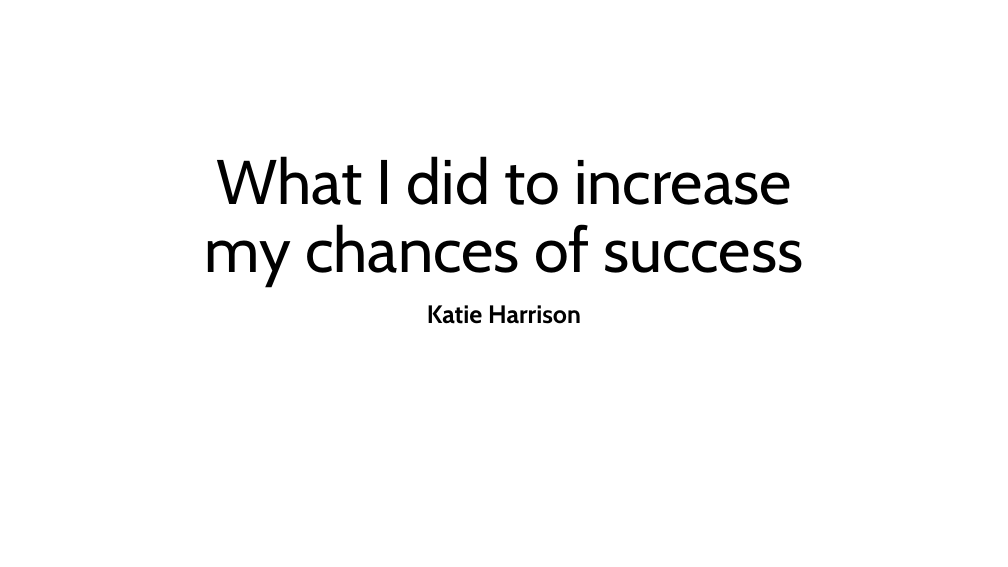
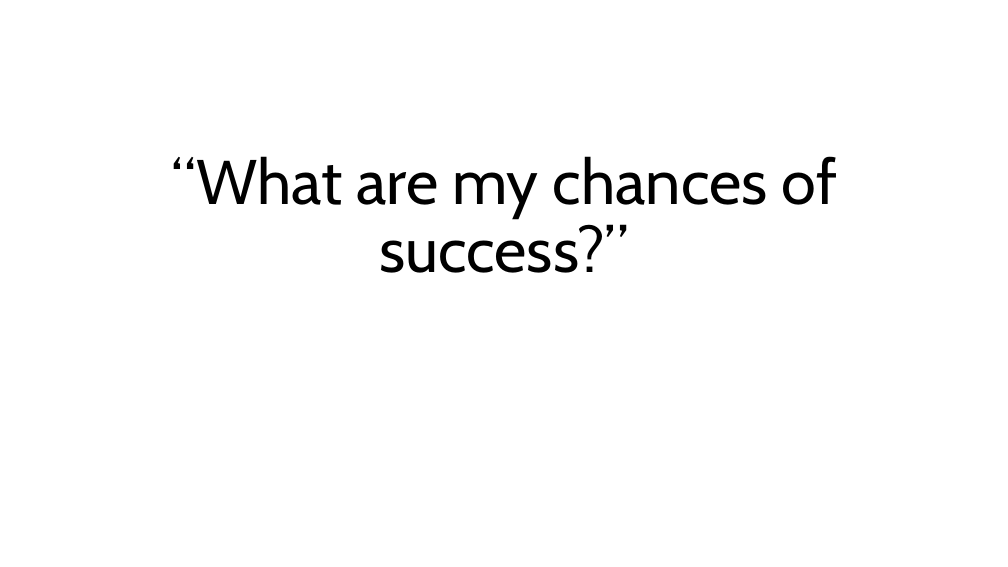
Before and after one commit to Katie1harrison/Katie1harrison.github.io, a slide deck: slide 1 of success.pptx. Drawn at 1008x567 pixels with LibreOffice and Linux fonts; fonts in the diff are those of the drawing. Boxes give left, top, right and bottom in pixels: in the first picture for what was removed or moved away, otherwise in the second. Text is boxed around its words. In the diff, an @@ line names an element or a change of style, - is before the commit and + after.

```diff
--- a/success.pptx
+++ b/success.pptx
@@ title at [171, 156, 837, 273]: text changed @@
-What I did to increase my chances of success
+“What are my chances of success?”
@@ subtitle removed at [427, 305, 581, 324] @@
-Katie Harrison
```
Also in this commit, not shown: 6 other slides changed, 1 slide added, 1 other file.
